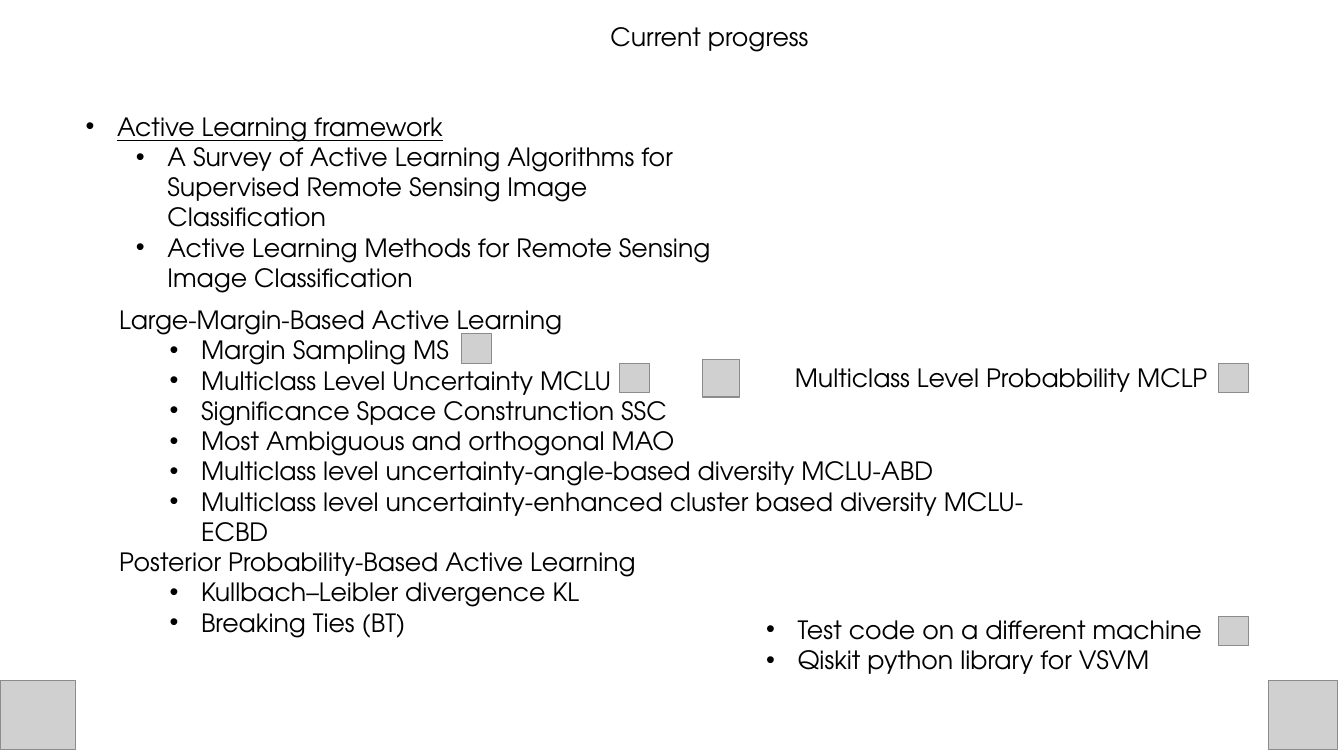
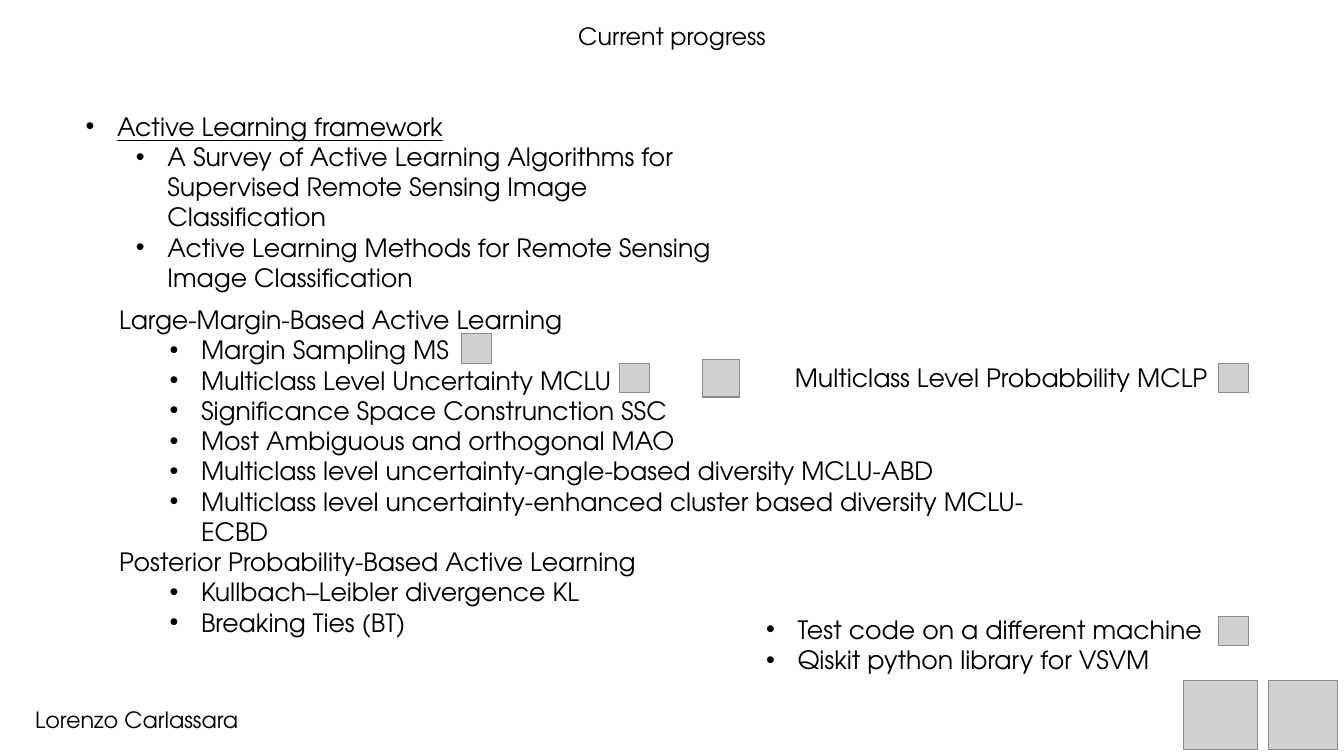
Before and after one commit to carls31/active-learning-virtual-SVM, a slide deck: slide 7 of presentation_CARLASSARA_10601118.pptx. Drawn at 1344x756 pixels with LibreOffice and Linux fonts; fonts in the diff are those of the drawing; grey boxes stand for pictures. Boxes give left, top, right and bottom in pixels: in the first picture for what was removed or moved away, otherwise in the second. Text is boxed around its words. In the diff, an @@ line names an element or a change of style, - is before the commit and + after.

```diff
--- a/presentation_CARLASSARA_10601118.pptx
+++ b/presentation_CARLASSARA_10601118.pptx
@@ text "Current progress": place and size @@
-text "Current progress" at [610, 27, 809, 52]
+text "Current progress" at [578, 27, 765, 50]
@@ text "Current progress" at [578, 27, 765, 50]: size 18 to 17 pt; alignment left to centre @@
@@ picture: place and size @@
-picture at [1, 681, 76, 750]
+picture at [1184, 681, 1258, 750]
@@ text added at [35, 711, 238, 729], 16 pt, text #000000 @@
+Lorenzo Carlassara
```
Also in this commit, not shown: 9 other slides changed, 1 slide added, 1 slide removed, 2 other files.
